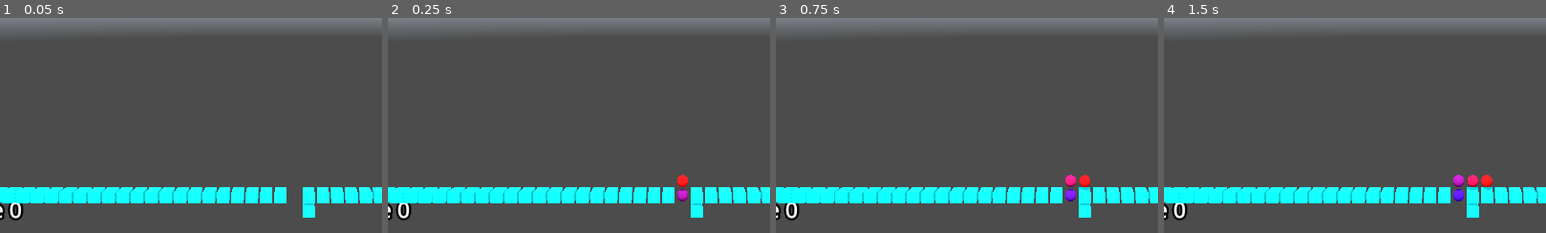
Above: before the commit, frames 1-4 (left to right).
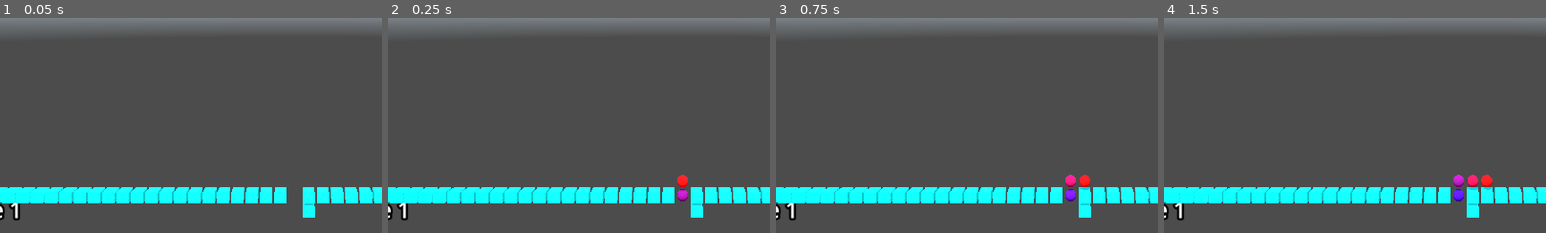
Above: after the commit, the same moments.

Repository: kasworld/gd4snakebyte3d
Game: Godot game, scene res://main.tscn
Two runs of this game, one before a commit and one after it. Both use one fixed random seed, a clock stepped at 60 frames per second and the inputs below. A sky picture missing from this copy of the repository is replaced by a grey-blue gradient.
Inputs (mouse positions are % of the whole screen's width and height, from its top left):
- Up to frame 1 (0.05 s): no input
- Up to frame 2 (0.25 s): no input
- Up to frame 3 (0.75 s): tap Enter at 0.5 s; move the mouse to (72, 45) at 0.52 s; hold Right from 0.53 s (still down); click (72, 45) at 0.67 s
- Up to frame 4 (1.5 s): move the mouse to (30, 55) at 1.27 s; release Right at 1.28 s; hold Down from 1.28 s (still down)
The pictures show only the part of the screen within x 12-62%, y 50-100%; the shares and areas given below are measured in that part.

The runs differ from the first frame. In frame 1, 0.2% of the frame differs, in the area x 2-7%, y 85-95%; in frame 2, 0.2%; in frame 3, 0.2%; in frame 4, 0.2%.

Commit message:
snake reach goal

Diff:
--- a/main.gd
+++ b/main.gd
@@ -7,7 +7,11 @@
 	$Camera3D.position = Vector3(centerx, centery, Settings.FieldHeight)
 	$Camera3D.look_at(Vector3(centerx, centery, 0))
 	$OmniLight3D.position = Vector3(centerx, centery, Settings.FieldHeight/4)
-	$Stage.init(0)
+	$Stage.init(1, [])
+	$Stage.connect("stage_cleared", stage_cleared)
+
+func stage_cleared() -> void:
+	print_debug("stage cleared")
 
 var key2fn = {
 	KEY_ESCAPE:_on_button_esc_pressed,
--- a/snake.gd
+++ b/snake.gd
@@ -4,6 +4,7 @@
 signal snake_dead()
 signal eat_apple(pos :Vector2i)
 signal tail_enter()
+signal reach_goal()
 
 var field :PlacedThings
 var pos2d_list :Array[Vector2i]
@@ -11,12 +12,12 @@
 var dest_body_len :int
 var is_alive : bool
 
-func init(f :PlacedThings, pos :Vector2i) -> Snake:
+func init(f :PlacedThings) -> Snake:
 	field = f
 	var mesh = ShapeLib.new_mesh_by_type(ShapeLib.Shape.Sphere, 0.4)
 	$Body.init(mesh, Color.WHITE, Settings.FieldWidth*Settings.FieldHeight/2, Vector3.ZERO)
 	dest_body_len = Settings.SnakeLenStart
-	pos2d_list.append(pos)
+	pos2d_list.append(Settings.StartPos)
 	is_alive = true
 	return self
 
@@ -36,6 +37,9 @@
 	if headthings is Apple:
 		dest_body_len += Settings.SankeLenInc
 		eat_apple.emit(headpos)
+	elif headthings is Stage.Goal:
+		reach_goal.emit()
+		return
 	elif headthings != null:
 		snake_dead.emit()
 		is_alive = false
--- a/stage.gd
+++ b/stage.gd
@@ -1,5 +1,7 @@
 extends Node3D
 class_name Stage
+
+signal stage_cleared()
 
 class Start:
 	pass
@@ -17,7 +19,7 @@
 var apple_eat_count :int
 var apple_end_count :int
 
-func init(n :int) -> Stage:
+func init(n :int, wallscript :Array) -> Stage:
 	number = n
 	$StageNumber.text = "stage %d" % number
 	$AppleNumber.text = "apple %d" % Settings.AppleCountPerStage
@@ -25,18 +27,18 @@
 	$AppleNumber.position.x = Settings.FieldWidth - 3
 	$Timer.wait_time = Settings.FrameTime
 	field = PlacedThings.new(Settings.FieldSize)
-	$Walls.init(field, [])
-	#$Walls.init(field, Settings.Stage1Walls)
+	$Walls.init(field, wallscript)
 	field.set_at( Settings.StartPos, Start.new())
 	for i in Settings.PlumCount:
 		add_plum(i)
 	for i in 1:
 		add_apple()
 	apple_end_count = Settings.AppleCountPerStage
-	$Snake.init(field, Settings.StartPos)
 	$Snake.connect("eat_apple", snake_eat_apple)
 	$Snake.connect("snake_dead", snake_die)
 	$Snake.connect("tail_enter", snake_enter_complete)
+	$Snake.connect("reach_goal", snake_reach_goal)
+	$Snake.init(field)
 	return self
 
 func snake_die() -> void:
@@ -52,6 +54,9 @@
 		$Walls.open_goalpos()
 		return
 	add_apple()
+
+func snake_reach_goal() -> void:
+	stage_cleared.emit()
 
 func snake_enter_complete() -> void:
 	$Walls.close_startpos()
